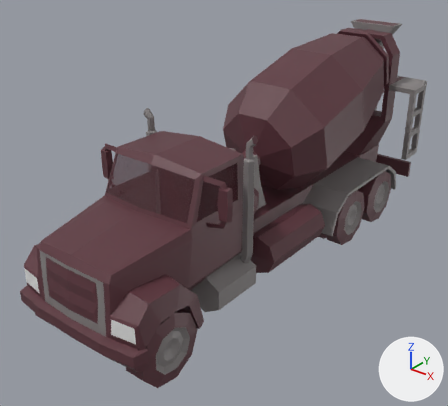
Two versions of the FBX model Assets/Damian'sAssets/polyperfect/Low Poly Ultimate Pack/M/- Meshes_M/Vehicles_M/car-truck-cement.fbx, one commit apart.
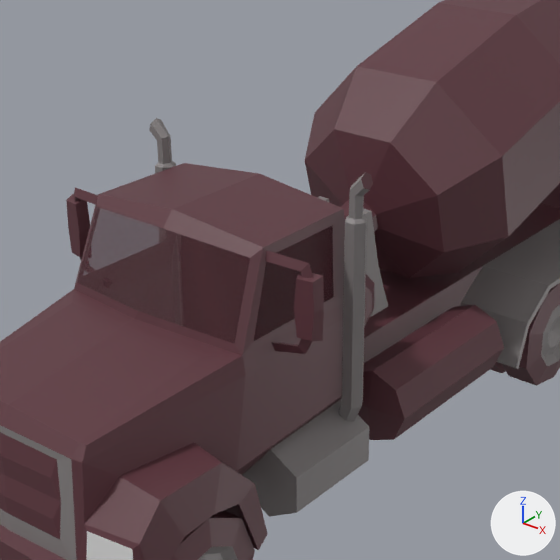
Each version appears first whole from a camera (50 mm lens) standing at (5.92, -8.35, 5.99) and looking at (-0.32, -0.55, 1.15), and next in a close-up on the part from 15% to 79% of the width and 12% to 82% of the height. The axes (+X, +Y, +Z) are drawn at lower right. The lights are the same throughout. Where no turn or scale is listed for an object, it has been applied to the vertices.

In view in the first close-up: 'car-truck-cement-base', 'car-truck-cement-mixer', 'car-truck-cement-wheel_BL1', 'car-truck-cement-wheel_FL'.
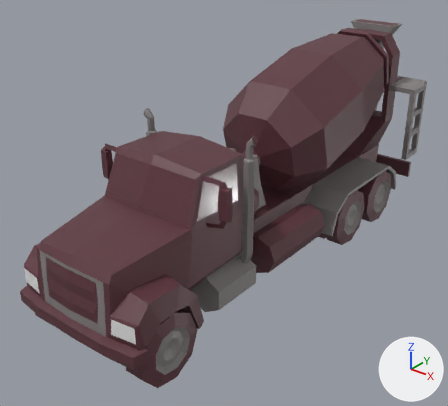
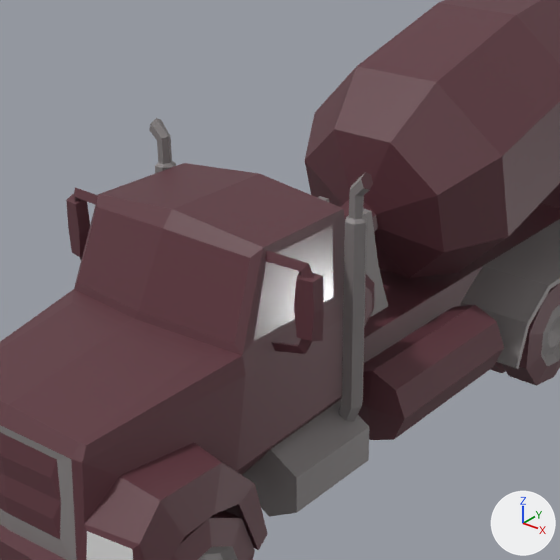
Where the newer file only moved an object's origin or applied its transform, the numbers keep the older frame.

What the commit changed:
In material '64 GLASS' (mat_64_glass), alpha goes from 0.499 to 1.0.
In material '64 GLASS' (mat_64_glass), roughness goes from 0.0 to 0.168.

Pixel boxes [x1, y1, x2, y2] of what changed, in the close-ups (560 x 560 px):
'car-truck-cement-base', surface changed: [77, 206, 337, 345] in both
